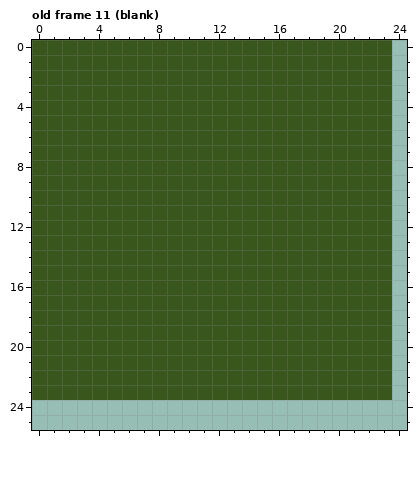
Two versions of one pixel-art file, gfx/dice-faces.aseprite. Above is the file before it was changed.
32x32 pixels, 15 frames. Shown: old frame 11 (blank): x 0..24, y 0..25.
After the commit:
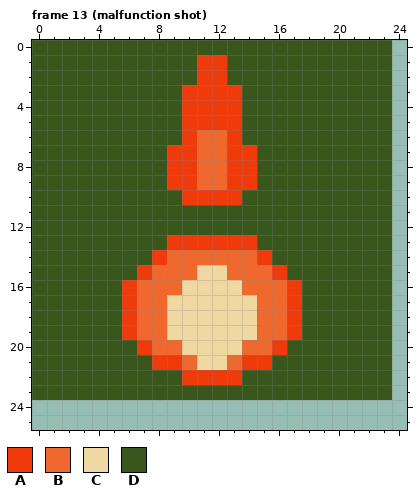
Palette (. is transparent): A #ef3a0c  B #ef692f  C #efd8a1  D #39571c
A new or re-ordered frame is compared with the old frame closest to it.
Author's note on the commit: add malfunction shot
Diff:
frames 15 -> 16
--- frame 13 (malfunction shot) is new; against old frame 11 (blank), layer "Layer 1"
@@ x 4..19 @@
  0 DDDDDDDDDDDDDDDD
- 1 DDDDDDDDDDDDDDDD
- 2 DDDDDDDDDDDDDDDD
- 3 DDDDDDDDDDDDDDDD
- 4 DDDDDDDDDDDDDDDD
- 5 DDDDDDDDDDDDDDDD
- 6 DDDDDDDDDDDDDDDD
- 7 DDDDDDDDDDDDDDDD
- 8 DDDDDDDDDDDDDDDD
- 9 DDDDDDDDDDDDDDDD
-10 DDDDDDDDDDDDDDDD
+ 1 DDDDDDDAADDDDDDD
+ 2 DDDDDDDAADDDDDDD
+ 3 DDDDDDAAAADDDDDD
+ 4 DDDDDDAAAADDDDDD
+ 5 DDDDDDAAAADDDDDD
+ 6 DDDDDDABBADDDDDD
+ 7 DDDDDAABBAADDDDD
+ 8 DDDDDAABBAADDDDD
+ 9 DDDDDAABBAADDDDD
+10 DDDDDDAAAADDDDDD
 11 DDDDDDDDDDDDDDDD
 12 DDDDDDDDDDDDDDDD
-13 DDDDDDDDDDDDDDDD
-14 DDDDDDDDDDDDDDDD
-15 DDDDDDDDDDDDDDDD
-16 DDDDDDDDDDDDDDDD
-17 DDDDDDDDDDDDDDDD
-18 DDDDDDDDDDDDDDDD
-19 DDDDDDDDDDDDDDDD
-20 DDDDDDDDDDDDDDDD
-21 DDDDDDDDDDDDDDDD
-22 DDDDDDDDDDDDDDDD
+13 DDDDDAAAAAADDDDD
+14 DDDDABBBBBBADDDD
+15 DDDABBBCCBBBADDD
+16 DDABBBCCCCBBBADD
+17 DDABBCCCCCCBBADD
+18 DDABBCCCCCCBBADD
+19 DDABBCCCCCCBBADD
+20 DDDABBCCCCBBADDD
+21 DDDDAABCCBAADDDD
+22 DDDDDDAAAADDDDDD
 23 DDDDDDDDDDDDDDDD
Changed places in both pictures, as pixel boxes (x1, y1, x2, y2):
changed: (122, 55, 302, 385)
